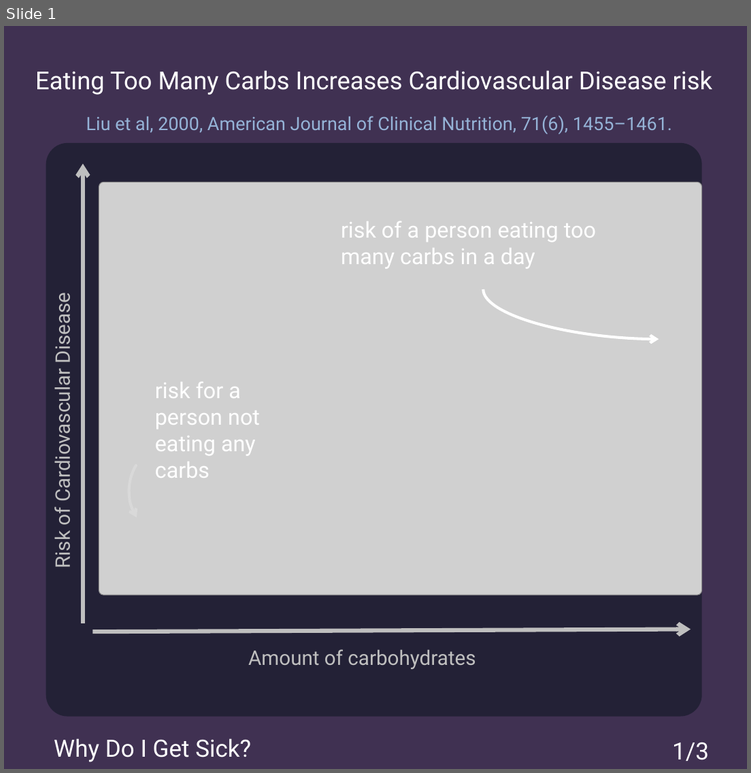
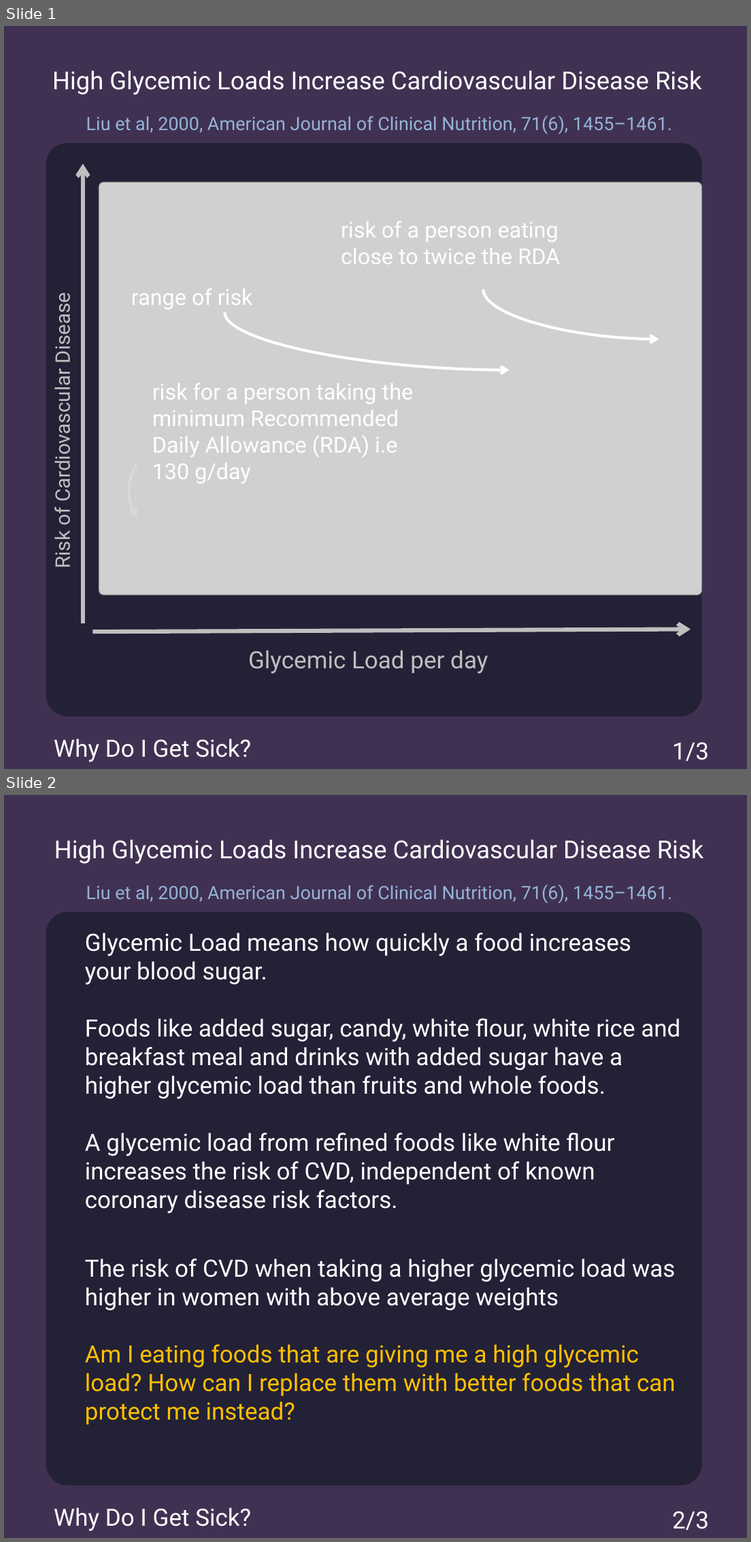
Before and after one commit to msimbao/counselsonlifestyle, a slide deck: posts/HighCarbIntake/slides.pptx. Shown one above the other, each under a label of ours: slide 1 before the commit, slides 1 and 2 after it. The pictures are 751x773 and 751x1542 pixels, drawn with LibreOffice and Linux fonts; fonts in the diff are those of the drawing; grey boxes stand for pictures. Boxes give left, top, right and bottom in pixels: in the first picture for what was removed or moved away, otherwise in the second. Text is boxed around its words. In the diff, an @@ line names an element or a change of style, - is before the commit and + after.

```diff
--- a/posts/HighCarbIntake/slides.pptx
+++ b/posts/HighCarbIntake/slides.pptx
@@ slide 2 added at (x1=4, y1=795, x2=747, y2=1538), background #403152 @@
@@ text added at (x1=54, y1=839, x2=704, y2=864), 27 pt, text #FFFFFF @@
+High Glycemic Loads Increase Cardiovascular Disease Risk
@@ text added at (x1=86, y1=885, x2=672, y2=903), 20 pt, text #95B3D7 @@
+Liu et al, 2000, American Journal of Clinical Nutrition, 71(6), 1455–1461.
@@ rounded rectangle added at (x1=46, y1=912, x2=702, y2=1485), fill #232136 @@
@@ text added at (x1=85, y1=932, x2=680, y2=1424), 26 pt, text #FFFFFF @@
+Glycemic Load means how quickly a food increases your blood sugar.
+Foods like added sugar, candy, white flour, white rice and breakfast meal and drinks with added sugar have a higher glycemic load than fruits and whole foods.
+A glycemic load from refined foods like white flour increases the risk of CVD, independent of known coronary disease risk factors.
+The risk of CVD when taking a higher glycemic load was higher in women with above average weights
+Am I eating foods that are giving me a high glycemic load? How can I replace them with better foods that can protect me instead?
@@ text added at (x1=54, y1=1507, x2=251, y2=1531), 26 pt, text #FFFFFF @@
+Why Do I Get Sick?
@@ text added at (x1=672, y1=1510, x2=708, y2=1529), 26 pt, text #FFFFFF @@
+2/3
@@ slide 1 changed as well @@
@@ text at (x1=52, y1=70, x2=702, y2=95): text changed @@
-Eating Too Many Carbs Increases Cardiovascular Disease risk
+High Glycemic Loads Increase Cardiovascular Disease Risk
@@ text at (x1=341, y1=221, x2=560, y2=264): text changed @@
-risk of a person eating too many carbs in a day
+risk of a person eating close to twice the RDA
@@ text added at (x1=131, y1=288, x2=253, y2=309), 24 pt, text #FFFFFF @@
+range of risk
@@ curved arrow added from (224, 312) to (509, 370), #FFFFFF 3 pt @@
@@ text at (x1=152, y1=383, x2=413, y2=484): text changed @@
-risk for a person not eating any carbs
+risk for a person taking the minimum Recommended Daily Allowance (RDA) i.e 130 g/day
@@ text at (x1=248, y1=650, x2=487, y2=673): text changed; size 22 to 26 pt @@
-Amount of carbohydrates
+Glycemic Load per day
```
Also in this commit, not shown: 1 other slide changed, 1 slide removed, 12 other files.
